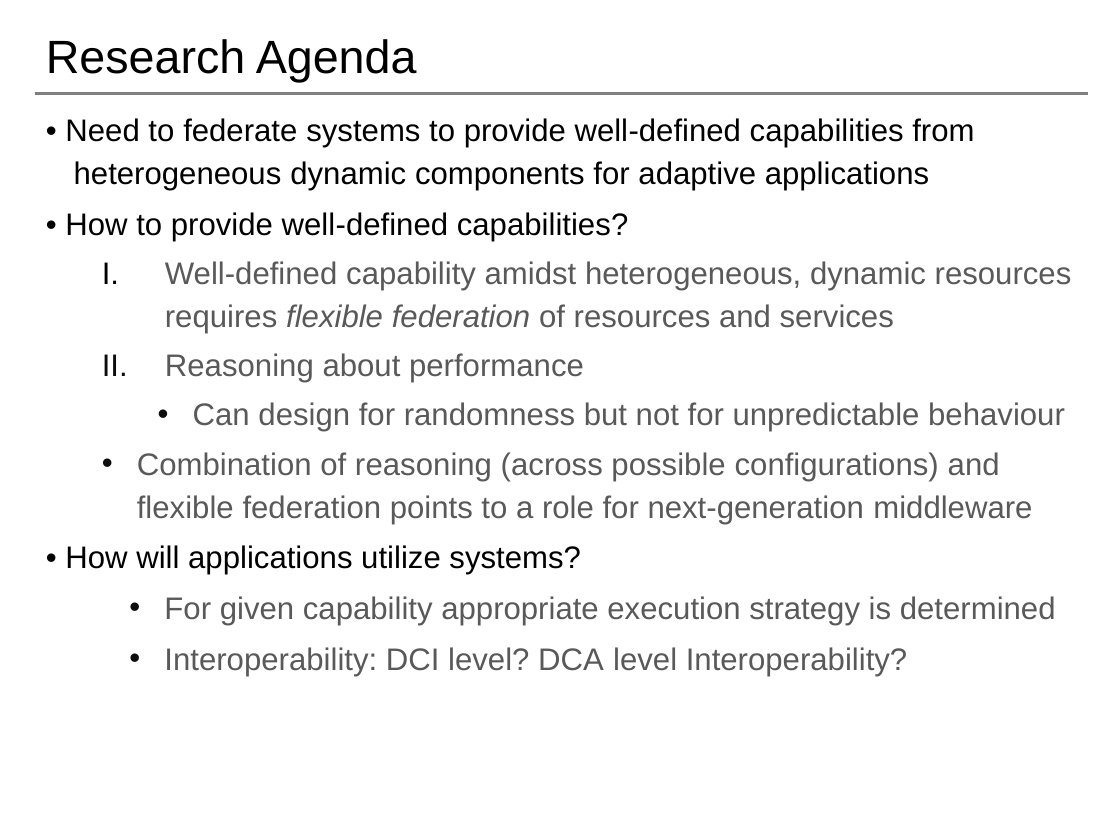
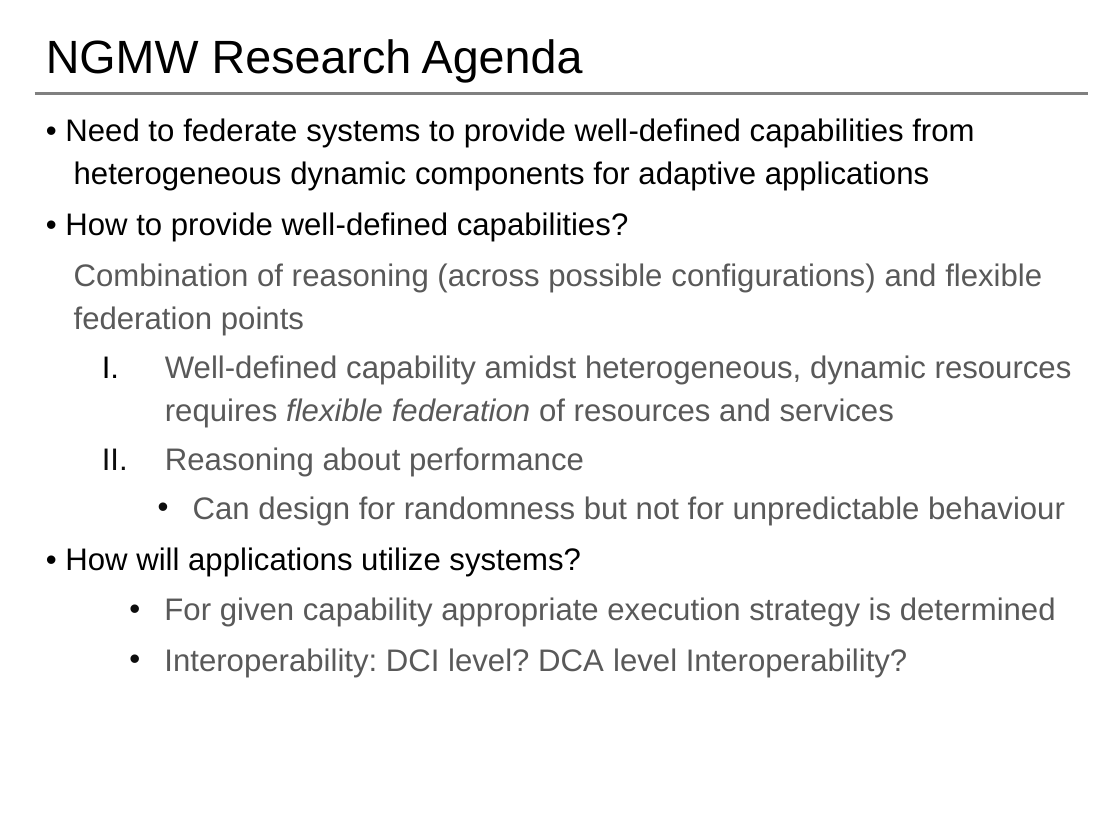
Before and after one commit to saga-project/NGMW, a slide deck: slide 15 of presentations/radical-modsim.pptx (slide 14 before the commit). Drawn at 1120x840 pixels with LibreOffice and Linux fonts; fonts in the diff are those of the drawing; background and template pictures are left out. Boxes give left, top, right and bottom in pixels: in the first picture for what was removed or moved away, otherwise in the second. Text is boxed around its words. In the diff, an @@ line names an element or a change of style, - is before the commit and + after.

```diff
--- a/presentations/radical-modsim.pptx
+++ b/presentations/radical-modsim.pptx
@@ title at (46, 39, 583, 82): text changed @@
-Research Agenda
+NGMW Research Agenda
@@ text at (74, 263, 1042, 335): paragraph added @@
+Combination of reasoning (across possible configurations) and flexible federation points
@@ text at (137, 452, 1032, 524): paragraph removed @@
-• Combination of reasoning (across possible configurations) and flexible federation points to a role for next-generation middleware
```
Also in this commit, not shown: 4 other slides changed, 1 slide added.
